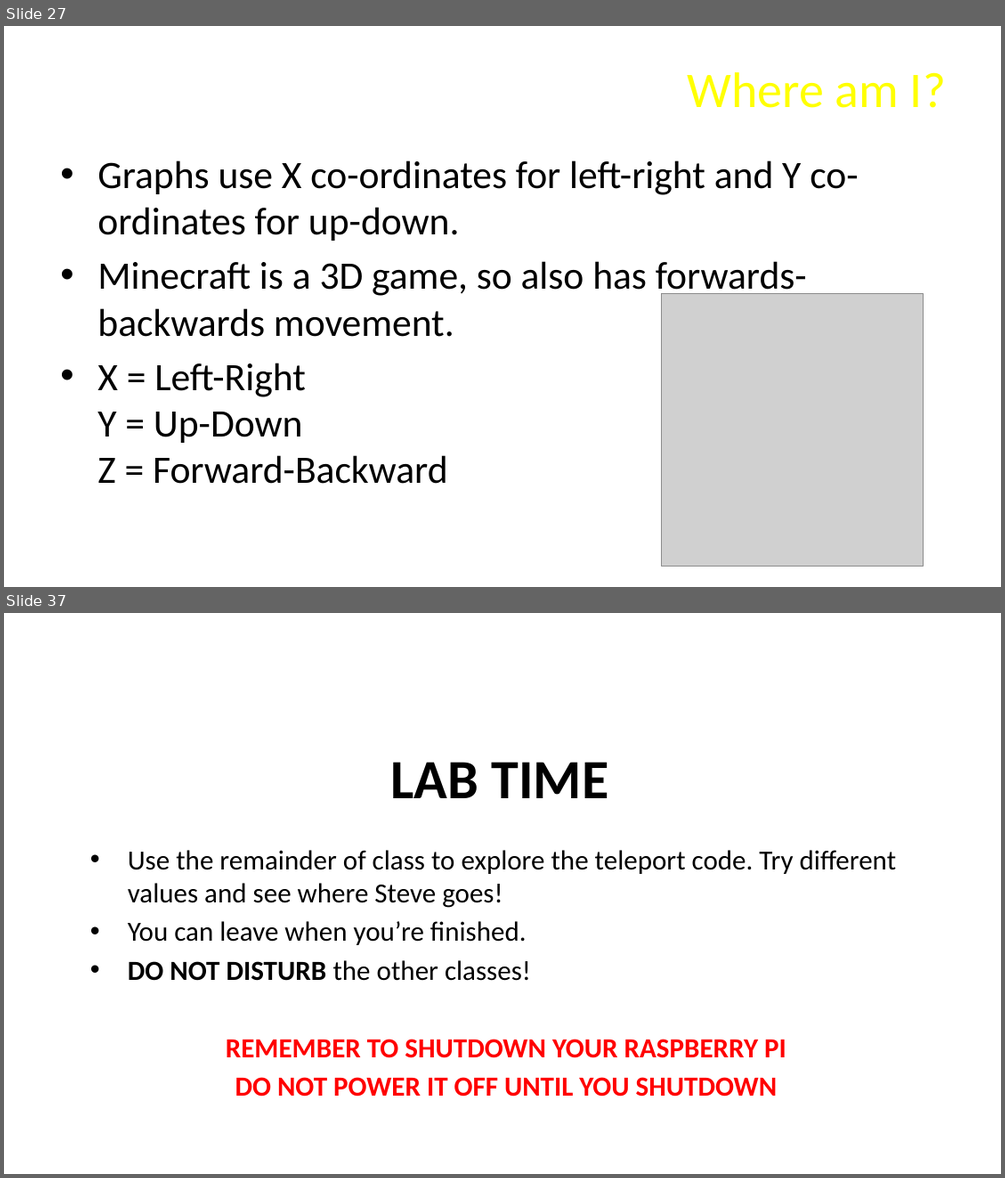
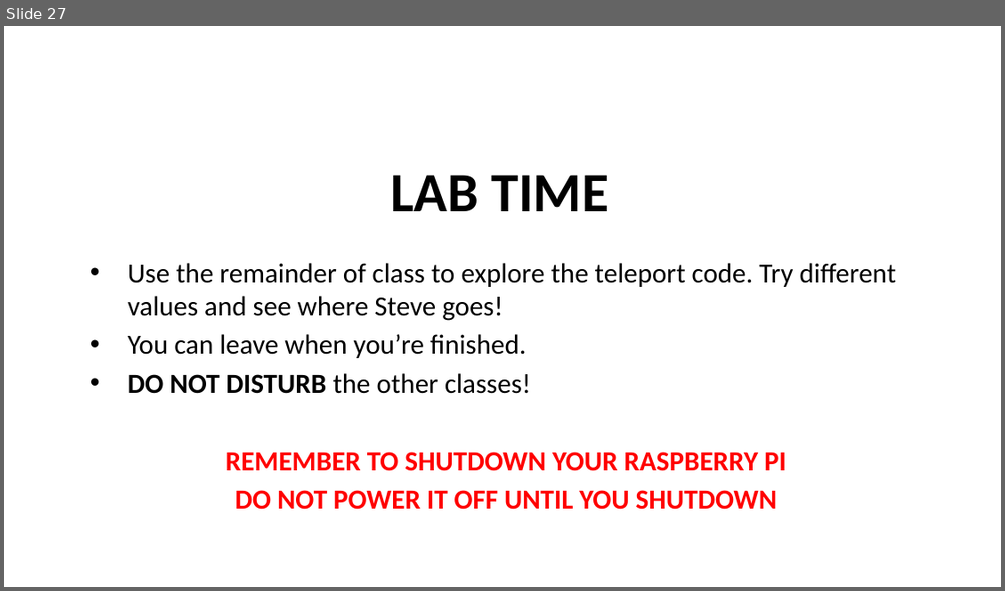
Before and after one commit to ChuckBell/Mines-Minerals-and-Minecraft, a slide deck: slides/Lesson2.pptx. Shown one above the other, each under a label of ours: slides 27 and 37 before the commit, slide 27 after it; the slides between them are not shown. The pictures are 1005x1178 and 1005x591 pixels, drawn with LibreOffice and Linux fonts; fonts in the diff are those of the drawing; grey boxes stand for pictures; background and template pictures are left out. Boxes give left, top, right and bottom in pixels: in the first picture for what was removed or moved away, otherwise in the second. Text is boxed around its words. In the diff, an @@ line names an element or a change of style, - is before the commit and + after.

```diff
--- a/slides/Lesson2.pptx
+++ b/slides/Lesson2.pptx
@@ slide 27 removed at box(4, 26, 1001, 587), background picture (left out) @@
@@ title removed at box(688, 72, 946, 108) @@
-Where am I?
@@ text removed at box(97, 160, 858, 483) @@
-• Graphs use X co-ordinates for left-right and Y co-ordinates for up-down.
-• Minecraft is a 3D game, so also has forwards-backwards movement.
-• X = Left-Right
-  Y = Up-Down
-  Z = Forward-Backward
@@ picture removed at box(662, 294, 923, 566) @@
@@ what was slide 37 is now slide 27 @@
```
Also in this commit, not shown: 1 slide changed, 9 other slides removed, 1 other file.
